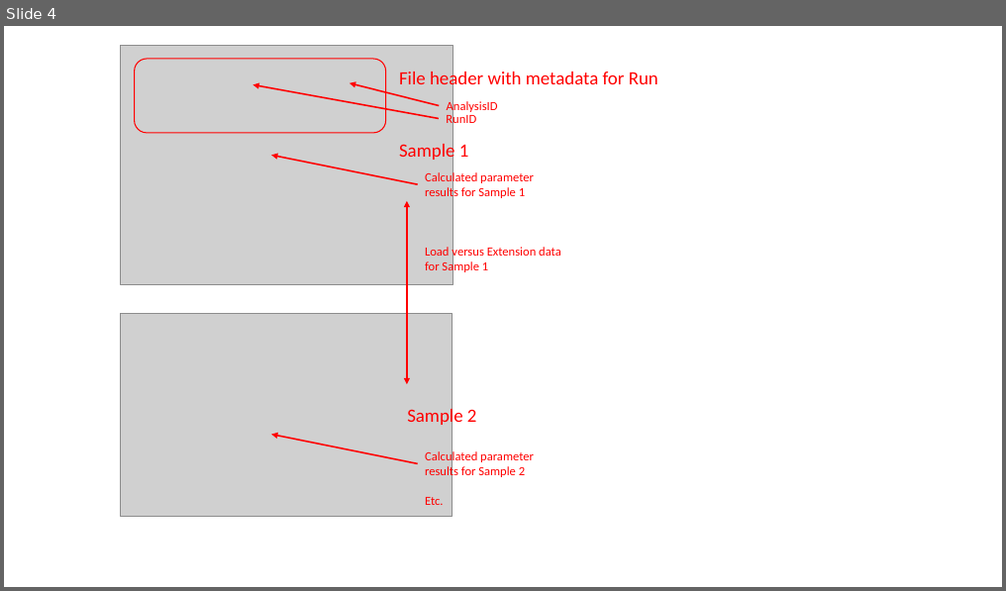
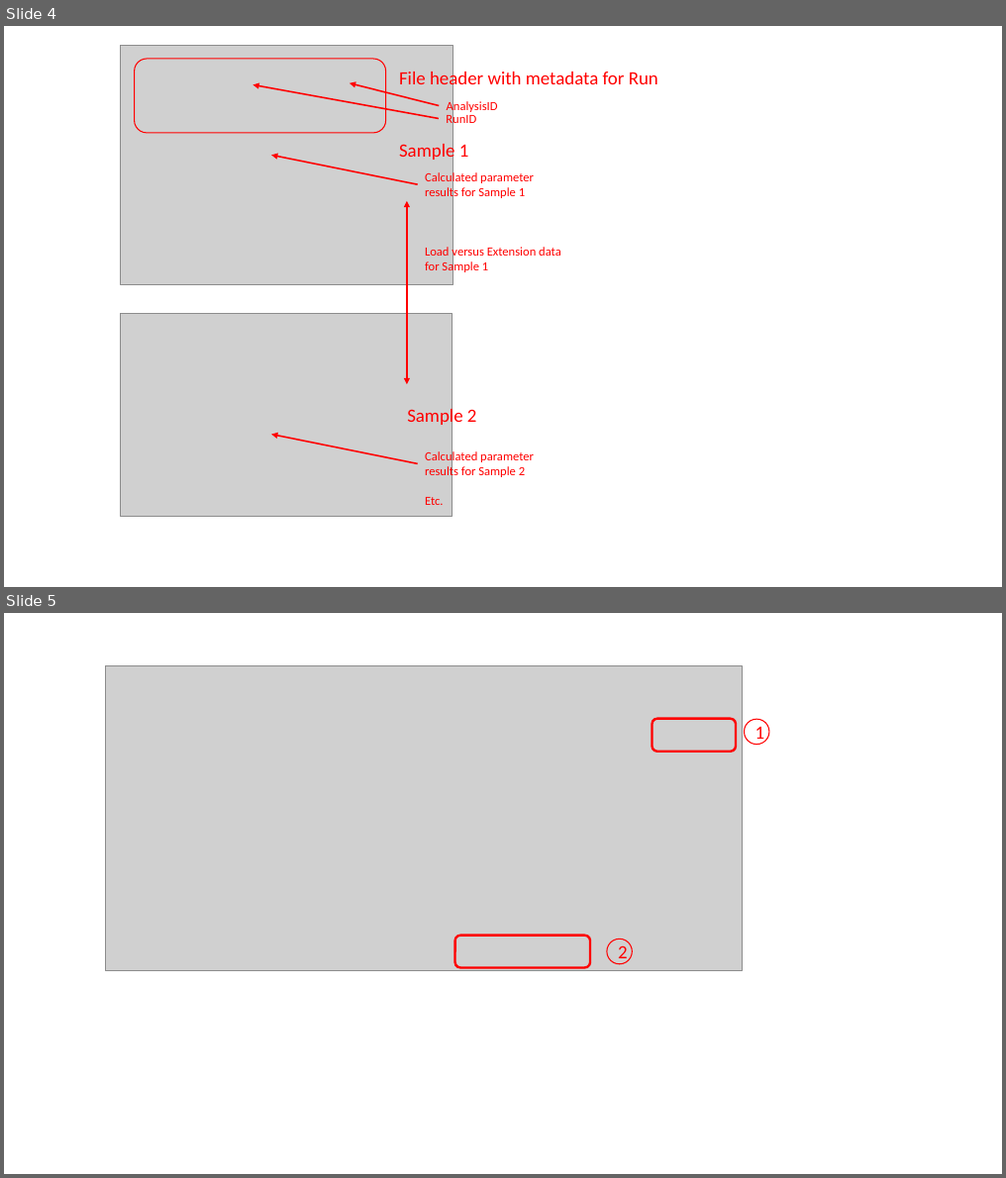
Before and after one commit to jlandgre/Data_Techniques_Training, a slide deck: Images/annotated_images.pptx. Shown one above the other, each under a label of ours: slide 4 before the commit, slides 4 and 5 after it. The pictures are 1006x591 and 1006x1178 pixels, drawn with LibreOffice and Linux fonts; fonts in the diff are those of the drawing; grey boxes stand for pictures. Boxes give left, top, right and bottom in pixels: in the first picture for what was removed or moved away, otherwise in the second. Text is boxed around its words. In the diff, an @@ line names an element or a change of style, - is before the commit and + after.

```diff
--- a/Images/annotated_images.pptx
+++ b/Images/annotated_images.pptx
@@ slide 5 added at <box>4,613,1002,1174</box>, background #FFFFFF @@
@@ picture added at <box>105,665,742,970</box> @@
@@ rounded rectangle added at <box>652,719,737,752</box>, outline #FF0000 2.25 pt @@
@@ ellipse added at <box>745,719,770,745</box>, outline #FF0000 1 pt, 18 pt, text #FF0000 @@
+1
@@ rounded rectangle added at <box>455,936,591,967</box>, outline #FF0000 2.25 pt @@
@@ ellipse added at <box>607,940,632,964</box>, outline #FF0000 1 pt, 18 pt, text #FF0000 @@
+2
```
Also in this commit, not shown: 1 slide changed, 1 other slide added, 9 other files.
